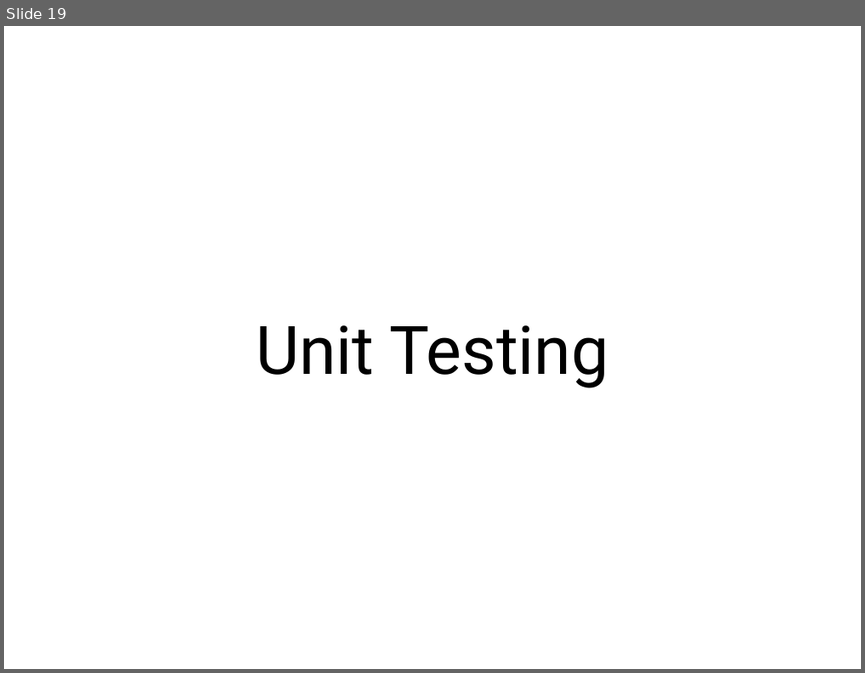
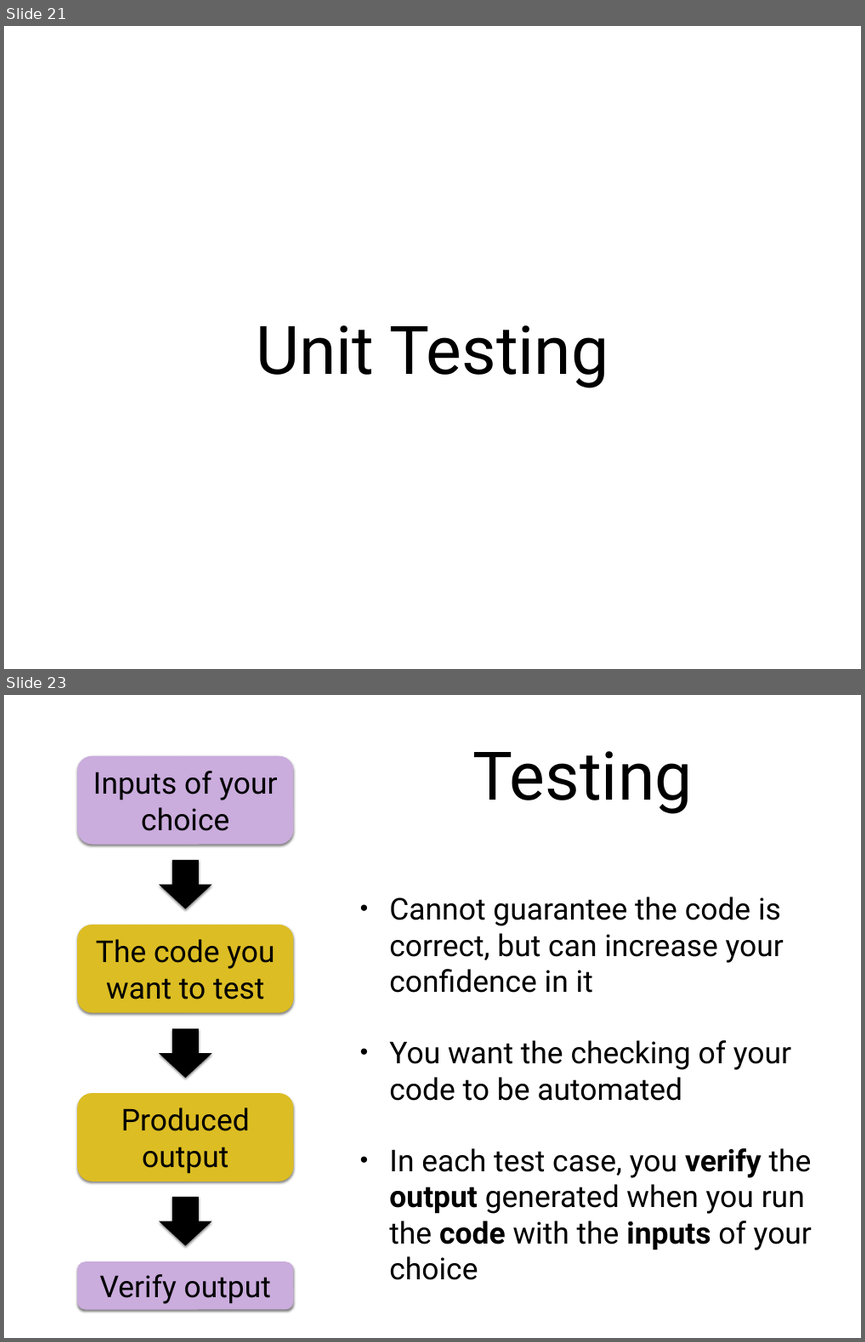
Before and after one commit to arcuri82/algorithms, a slide deck: docs/slides/01/01_intro.pptx. Shown one above the other, each under a label of ours: slide 19 before the commit, slides 21 and 23 after it; the slides between them are not shown. The pictures are 865x673 and 865x1342 pixels, drawn with LibreOffice and Linux fonts; fonts in the diff are those of the drawing. Boxes give left, top, right and bottom in pixels: in the first picture for what was removed or moved away, otherwise in the second. Text is boxed around its words. In the diff, an @@ line names an element or a change of style, - is before the commit and + after.

```diff
--- a/docs/slides/01/01_intro.pptx
+++ b/docs/slides/01/01_intro.pptx
@@ slide 23 added at box(4, 695, 861, 1338), background #FFFFFF @@
@@ rounded rectangle added at box(77, 756, 294, 844), fill #CAACDD, 36 pt, text #000000 @@
+Inputs of your choice
@@ title added at box(473, 751, 692, 814), 80 pt, text #000000 @@
+Testing
@@ down arrow added at box(159, 860, 212, 909), fill #000000 @@
@@ text added at box(389, 896, 812, 1280), 36 pt, text #000000 @@
+• Cannot guarantee the code is correct, but can increase your confidence in it
+• You want the checking of your code to be automated
+• In each test case, you verify the output generated when you run the code with the inputs of your choice
@@ rounded rectangle added at box(77, 925, 294, 1013), fill #DCBD23, 36 pt, text #000000 @@
+The code you want to test
@@ down arrow added at box(159, 1029, 212, 1077), fill #000000 @@
@@ rounded rectangle added at box(77, 1093, 294, 1180), fill #DCBD23, 36 pt, text #000000 @@
+Produced output
@@ down arrow added at box(159, 1197, 212, 1245), fill #000000 @@
@@ rounded rectangle added at box(77, 1261, 294, 1309), fill #CAACDD, 36 pt, text #000000 @@
+Verify output
@@ what was slide 19 is now slide 21 @@
```
Also in this commit, not shown: 9 slides changed, 11 other slides added, 2 slides removed, 1 other file.
